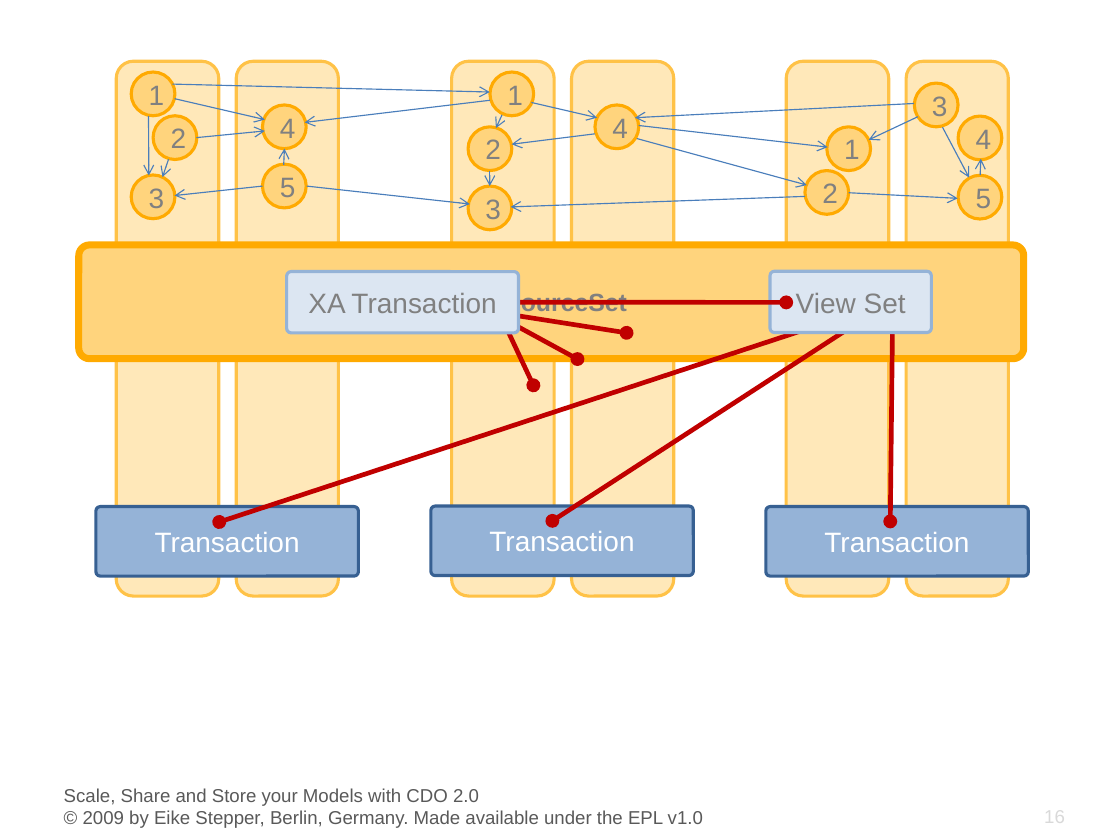
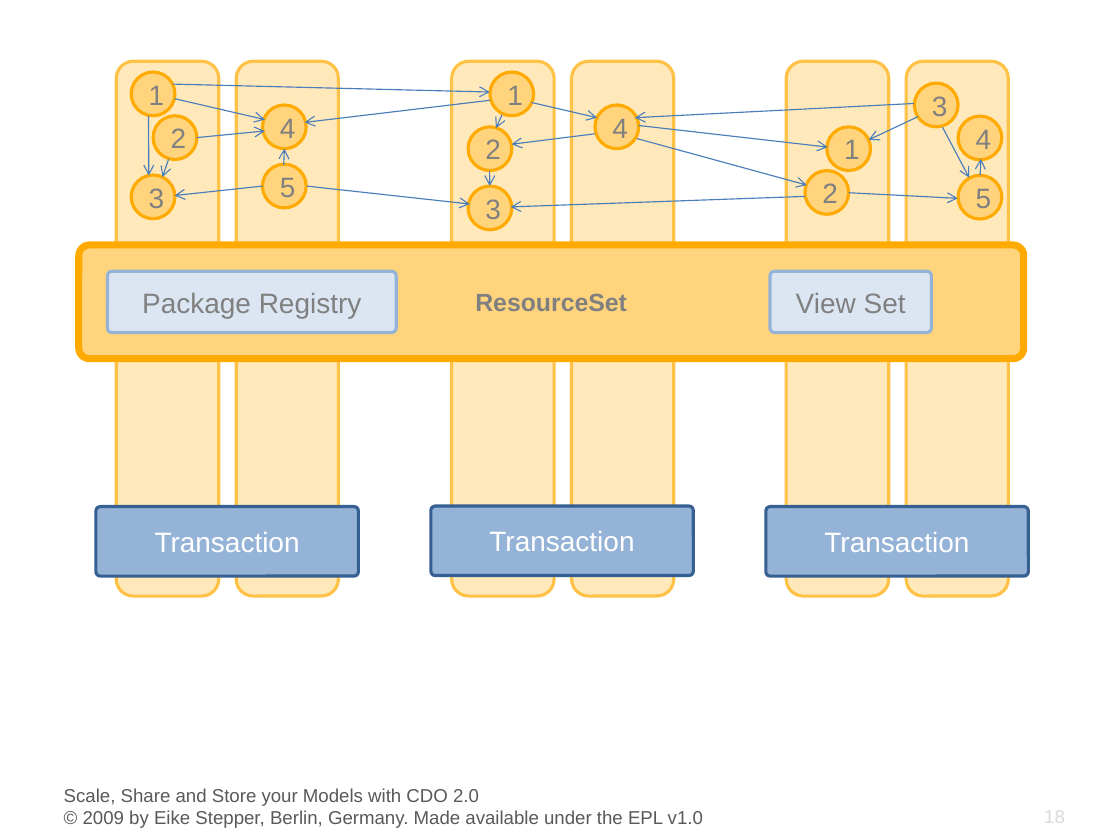
Before and after one commit to eclipse-cdo/cdo.www, a slide deck: slide 18 of documentation/presentations/EclipseCon_2009/CDO_EclipseCon_2009.pptx (slide 16 before the commit). Drawn at 1120x840 pixels with LibreOffice and Linux fonts; fonts in the diff are those of the drawing; background and template pictures are left out. Boxes give left, top, right and bottom in pixels: in the first picture for what was removed or moved away, otherwise in the second. Text is boxed around its words. In the diff, an @@ line names an element or a change of style, - is before the commit and + after.

```diff
--- a/documentation/presentations/EclipseCon_2009/CDO_EclipseCon_2009.pptx
+++ b/documentation/presentations/EclipseCon_2009/CDO_EclipseCon_2009.pptx
@@ rounded rectangle added at (108,271,396,333), fill #DCE6F2, outline #95B3D7 2 pt, 18 pt, text #808080 @@
+Package Registry
@@ group removed at (287,271,786,385): 4 arrows, 1 rounded rectangle @@
-XA Transaction
@@ arrow removed from (812, 327) to (220, 522) @@
@@ arrow removed from (853, 326) to (552, 521) @@
@@ arrow removed from (893, 328) to (890, 522) @@
```
Also in this commit, not shown: 4 other slides changed, 5 slides added.
